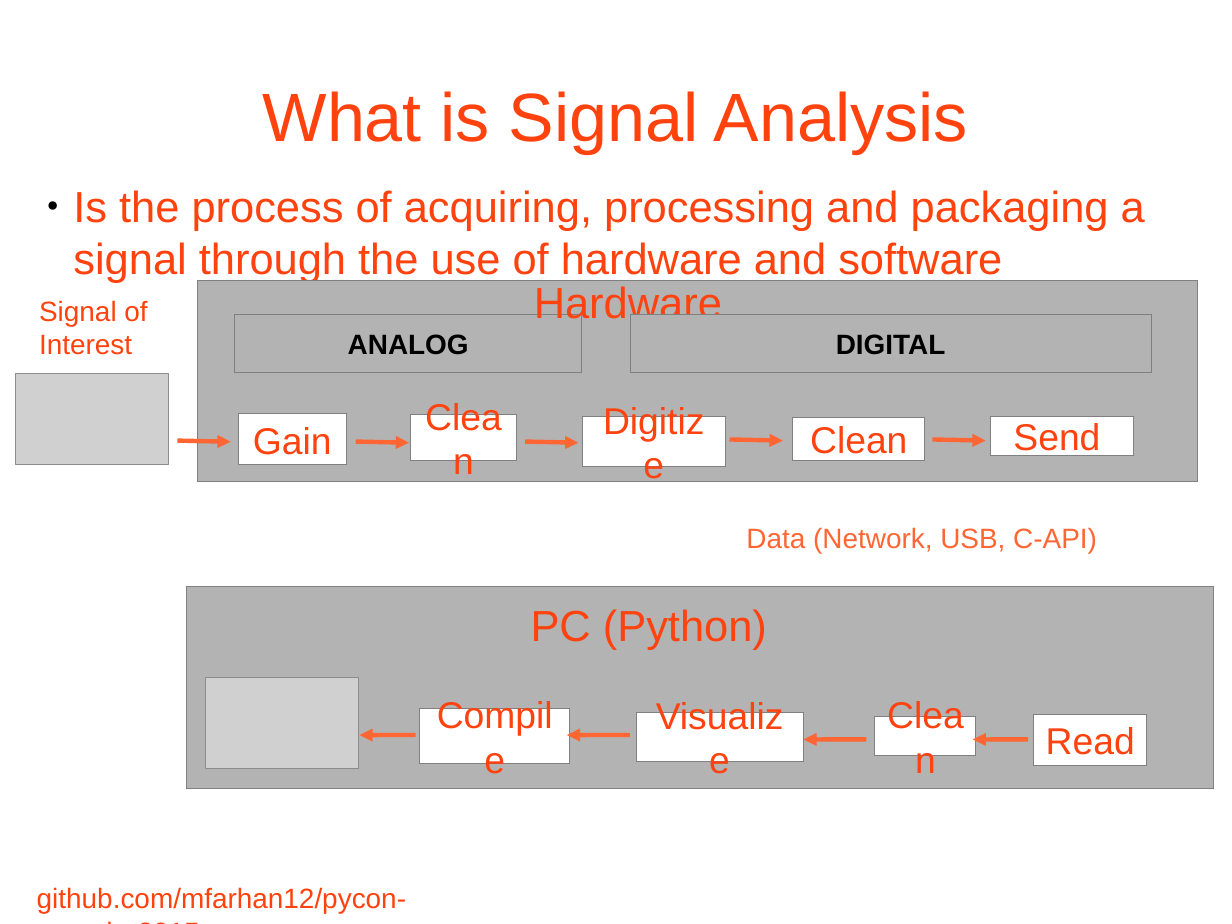
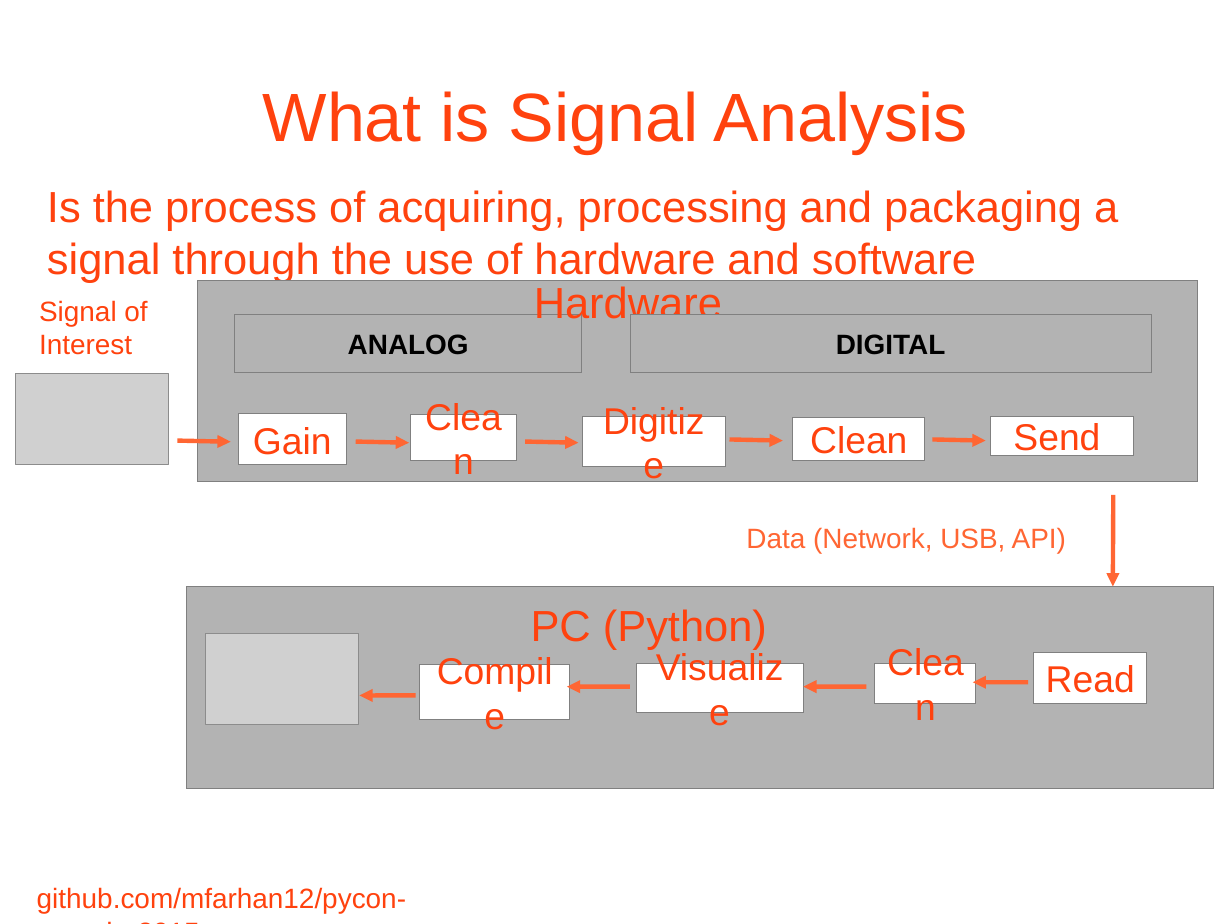
Before and after one commit to mfarhan12/pycon-canada-2015, a slide deck: slide 6 of Pycon2105.odp. Drawn at 1232x924 pixels with LibreOffice and Linux fonts; fonts in the diff are those of the drawing; grey boxes stand for pictures; background and template pictures are left out. Boxes give left, top, right and bottom in pixels: in the first picture for what was removed or moved away, otherwise in the second. Text is boxed around its words. In the diff, an @@ line names an element or a change of style, - is before the commit and + after.

```diff
--- a/Pycon2105.odp
+++ b/Pycon2105.odp
@@ text "Is the process of acquiring, ..." at (47,190,1118,283): bullet ● to none @@
@@ arrow added from (1113, 495) to (1113, 587), #FF6633 2.83 pt @@
@@ text at (746,527,1066,553): text changed @@
-Data (Network, USB, C-API)
+Data (Network, USB, API)
@@ picture: place and size @@
-picture at (206,677,359,768)
+picture at (206,634,359,724)
@@ rectangle "Read": place and size @@
-rectangle "Read" at (1034,714,1147,766)
+rectangle "Read" at (1034,653,1147,704)
@@ rectangle "Compile": place and size @@
-rectangle "Compile" at (420,709,570,764)
+rectangle "Compile" at (420,665,570,720)
@@ arrow moved from (631, 736) - (567, 736) to (631, 686) - (567, 686) @@
@@ rectangle "Visualize": place and size @@
-rectangle "Visualize" at (636,712,803,761)
+rectangle "Visualize" at (636,664,803,713)
@@ arrow moved from (866, 740) - (804, 740) to (866, 686) - (804, 686) @@
@@ rectangle "Clean": place and size @@
-rectangle "Clean" at (875,717,976,757)
+rectangle "Clean" at (875,663,976,703)
@@ arrow moved from (1029, 740) - (973, 740) to (1029, 682) - (973, 682) @@
@@ arrow moved from (416, 736) - (360, 736) to (416, 695) - (360, 695) @@
```
Also in this commit, not shown: 3 other slides changed, 1 other file.
